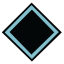
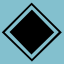
Layers edited between the first and the second w=64, h=64 image:
added layer "Tint" (multiply) above "Base monochrome" over [0, 0, 64, 64]
added layer "Base monochrome" above "Layer #1" over [1, 2, 62, 62]
hid "Layer #1" over [1, 2, 62, 62]
